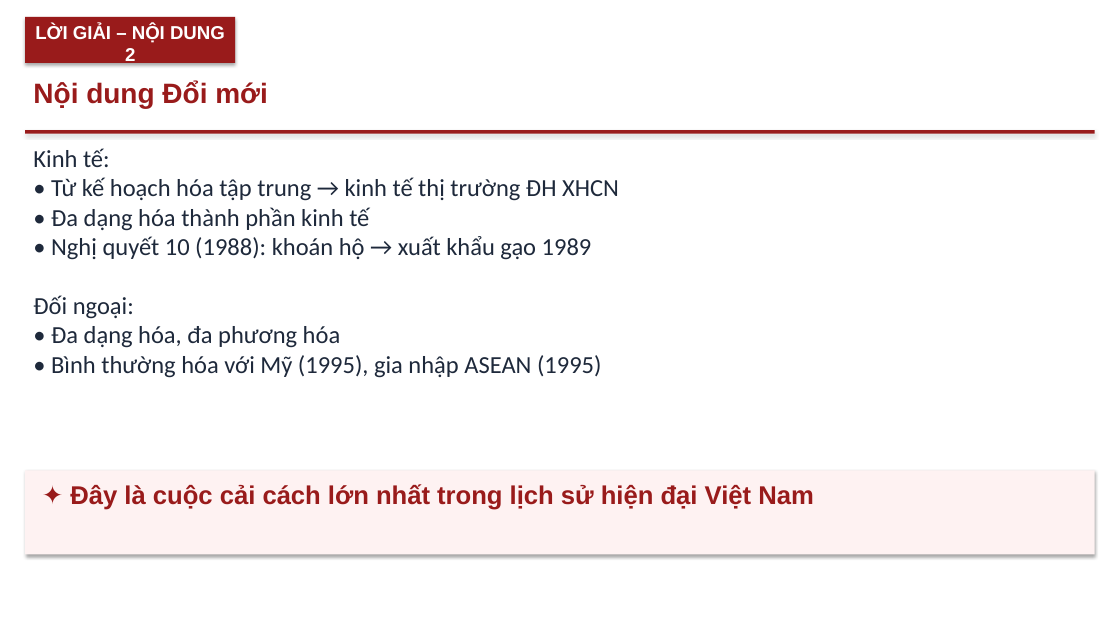
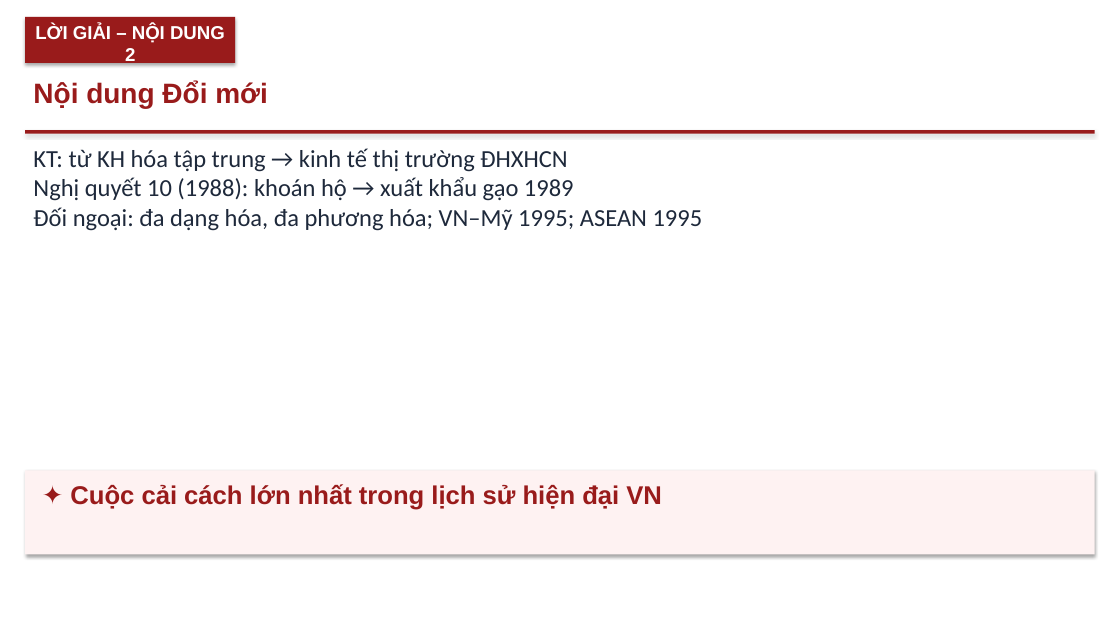
Before and after one commit to Trangtu66/Taode_thi_online, a slide deck: slide 7 of mon/lich_su/slide/lop12/Slide_LICHSU12_Bài_10_Công_cuộc_Đổi_mới_từ_1986_TT28-29.pptx (slide 6 before the commit). Drawn at 1120x630 pixels with LibreOffice and Linux fonts; fonts in the diff are those of the drawing. Boxes give left, top, right and bottom in pixels: in the first picture for what was removed or moved away, otherwise in the second. Text is boxed around its words. In the diff, an @@ line names an element or a change of style, - is before the commit and + after.

```diff
--- a/mon/lich_su/slide/lop12/Slide_LICHSU12_Bài_10_Công_cuộc_Đổi_mới_từ_1986_TT28-29.pptx
+++ b/mon/lich_su/slide/lop12/Slide_LICHSU12_Bài_10_Công_cuộc_Đổi_mới_từ_1986_TT28-29.pptx
@@ text at (x1=33, y1=148, x2=703, y2=231): text changed @@
-Kinh tế:
-• Từ kế hoạch hóa tập trung → kinh tế thị trường ĐH XHCN
-• Đa dạng hóa thành phần kinh tế
-• Nghị quyết 10 (1988): khoán hộ → xuất khẩu gạo 1989
-Đối ngoại:
-• Đa dạng hóa, đa phương hóa
-• Bình thường hóa với Mỹ (1995), gia nhập ASEAN (1995)
+KT: từ KH hóa tập trung → kinh tế thị trường ĐHXHCN
+Nghị quyết 10 (1988): khoán hộ → xuất khẩu gạo 1989
+Đối ngoại: đa dạng hóa, đa phương hóa; VN–Mỹ 1995; ASEAN 1995
@@ text at (x1=70, y1=484, x2=662, y2=510): text changed @@
-✦ Đây là cuộc cải cách lớn nhất trong lịch sử hiện đại Việt Nam
+✦ Cuộc cải cách lớn nhất trong lịch sử hiện đại VN
```
Also in this commit, not shown: 5 other slides changed, 1 slide added, 33 other files.
